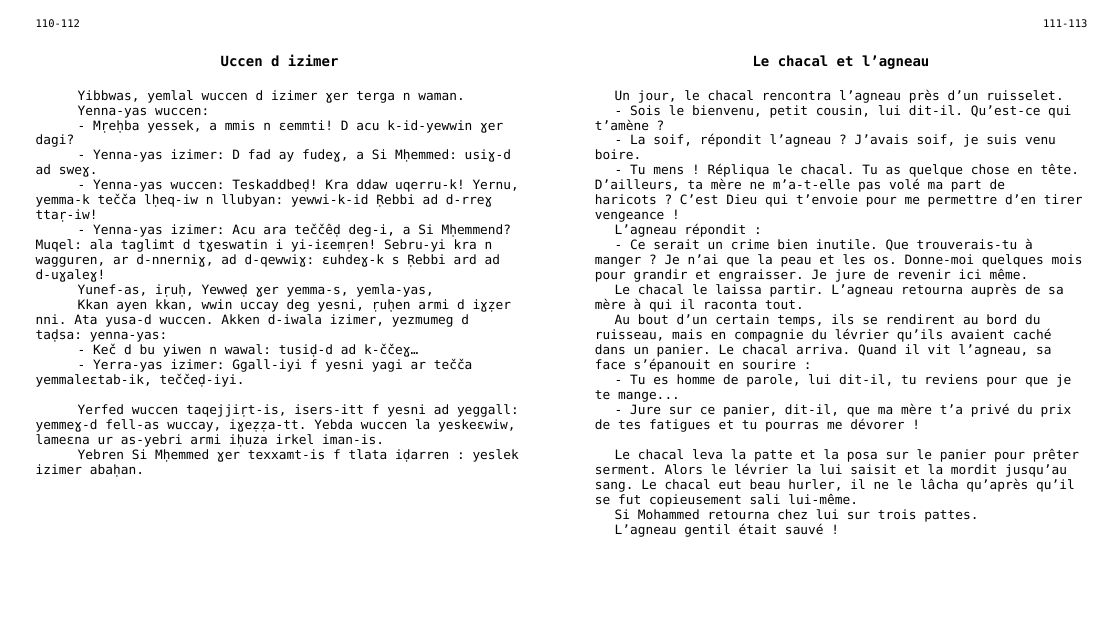
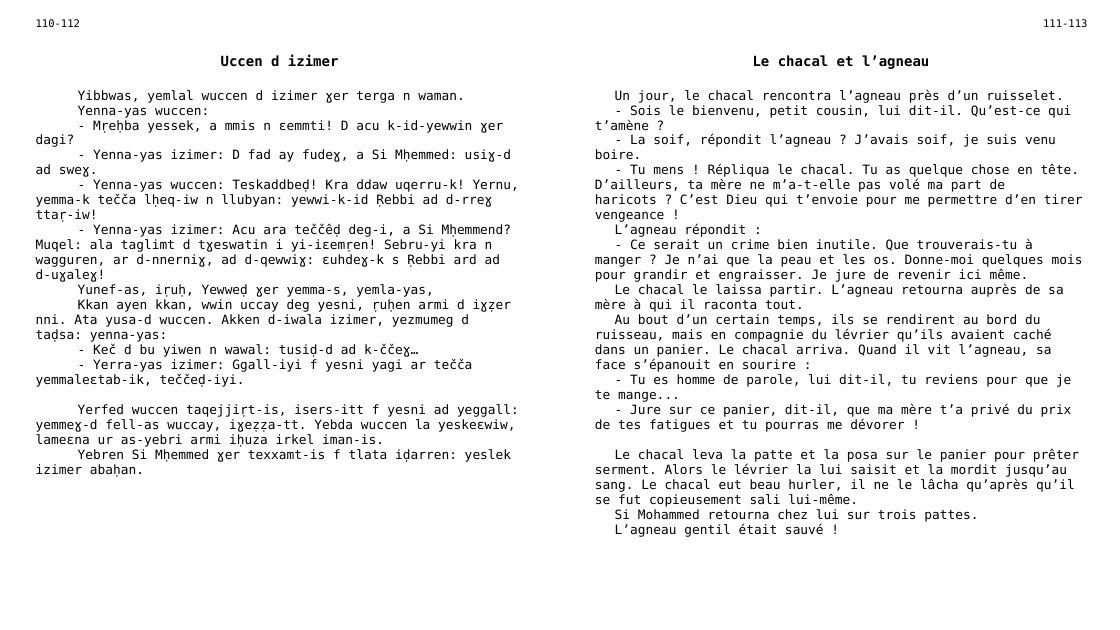
Before and after one commit to sferhah/tamacahut_n_wuccen, a slide deck: slide 41 of Uccen.ConsoleApp/uccen.pptx. Drawn at 1120x630 pixels with LibreOffice and Linux fonts; fonts in the diff are those of the drawing. Boxes give left, top, right and bottom in pixels: in the first picture for what was removed or moved away, otherwise in the second. Text is boxed around its words. In the diff, an @@ line names an element or a change of style, - is before the commit and + after.

```diff
--- a/Uccen.ConsoleApp/uccen.pptx
+++ b/Uccen.ConsoleApp/uccen.pptx
@@ table at [27, 13, 1096, 607] @@
-row 3, column 1: Yibbwas, yemlal wuccen d izimer ɣer terga n waman. / Yenna-yas wuccen: / - Mṛeḥba yessek, a mmis n ɛemmti! D acu k-id-yewwin ɣer dagi? / - Yenna-yas izimer: D fad ay fudeɣ, a Si Mḥemmed: usiɣ-d ad sweɣ. / - Yenna-yas wuccen: Teskaddbeḍ! Kra ddaw uqerru-k! Yernu, yemma-k tečča lḥeq-iw n llubyan: yewwi-k-id Ṛebbi ad d-rreɣ ttaṛ-iw! / - Yenna-yas izimer: Acu ara teččêḍ deg-i, a Si Mḥemmend? Muqel: ala taglimt d tɣeswatin i yi-iɛemṛen! Sebru-yi kra n wagguren, ar d-nnerniɣ, ad d-qewwiɣ: ɛuhdeɣ-k s Ṛebbi ard ad d-uɣaleɣ! / Yunef-as, iṛuḥ, Yewweḍ ɣer yemma-s, yemla-yas, / Kkan ayen kkan, wwin uccay deg yesni, ṛuḥen armi d iɣẓer nni. Ata yusa-d wuccen. Akken d-iwala izimer, yezmumeg d taḍsa: yenna-yas: / - Keč d bu yiwen n wawal: tusiḍ-d ad k-ččeɣ… / - Yerra-yas izimer: Ggall-iyi f yesni yagi ar tečča yemmaleɛtab-ik, teččeḍ-iyi. / Yerfed wuccen taqejjiṛt-is, isers-itt f yesni ad yeggall: yemmeɣ-d fell-as wuccay, iɣeẓẓa-tt. Yebda wuccen la yeskeɛwiw, lameɛna ur as-yebri armi iḥuza irkel iman-is. / Yebren Si Mḥemmed ɣer texxamt-is f tlata iḍarren : yeslek izimer abaḥan.
+row 3, column 1: Yibbwas, yemlal wuccen d izimer ɣer terga n waman. / Yenna-yas wuccen: / - Mṛeḥba yessek, a mmis n ɛemmti! D acu k-id-yewwin ɣer dagi? / - Yenna-yas izimer: D fad ay fudeɣ, a Si Mḥemmed: usiɣ-d ad sweɣ. / - Yenna-yas wuccen: Teskaddbeḍ! Kra ddaw uqerru-k! Yernu, yemma-k tečča lḥeq-iw n llubyan: yewwi-k-id Ṛebbi ad d-rreɣ ttaṛ-iw! / - Yenna-yas izimer: Acu ara teččêḍ deg-i, a Si Mḥemmend? Muqel: ala taglimt d tɣeswatin i yi-iɛemṛen! Sebru-yi kra n wagguren, ar d-nnerniɣ, ad d-qewwiɣ: ɛuhdeɣ-k s Ṛebbi ard ad d-uɣaleɣ! / Yunef-as, iṛuḥ, Yewweḍ ɣer yemma-s, yemla-yas, / Kkan ayen kkan, wwin uccay deg yesni, ṛuḥen armi d iɣẓer nni. Ata yusa-d wuccen. Akken d-iwala izimer, yezmumeg d taḍsa: yenna-yas: / - Keč d bu yiwen n wawal: tusiḍ-d ad k-ččeɣ… / - Yerra-yas izimer: Ggall-iyi f yesni yagi ar tečča yemmaleɛtab-ik, teččeḍ-iyi. / Yerfed wuccen taqejjiṛt-is, isers-itt f yesni ad yeggall: yemmeɣ-d fell-as wuccay, iɣeẓẓa-tt. Yebda wuccen la yeskeɛwiw, lameɛna ur as-yebri armi iḥuza irkel iman-is. / Yebren Si Mḥemmed ɣer texxamt-is f tlata iḍarren: yeslek izimer abaḥan.
```
Also in this commit, not shown: 27 other slides changed, 1 other file.
